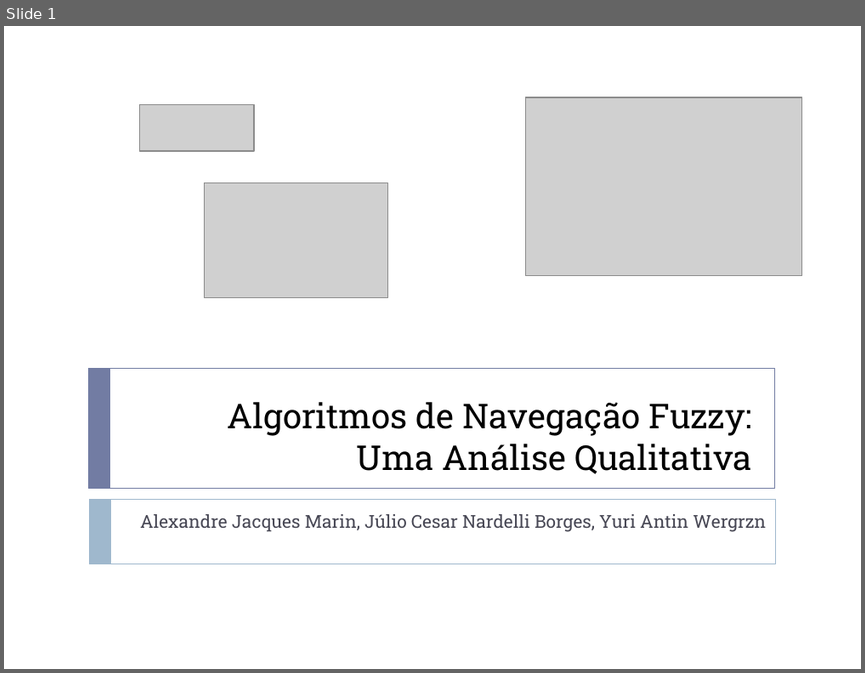
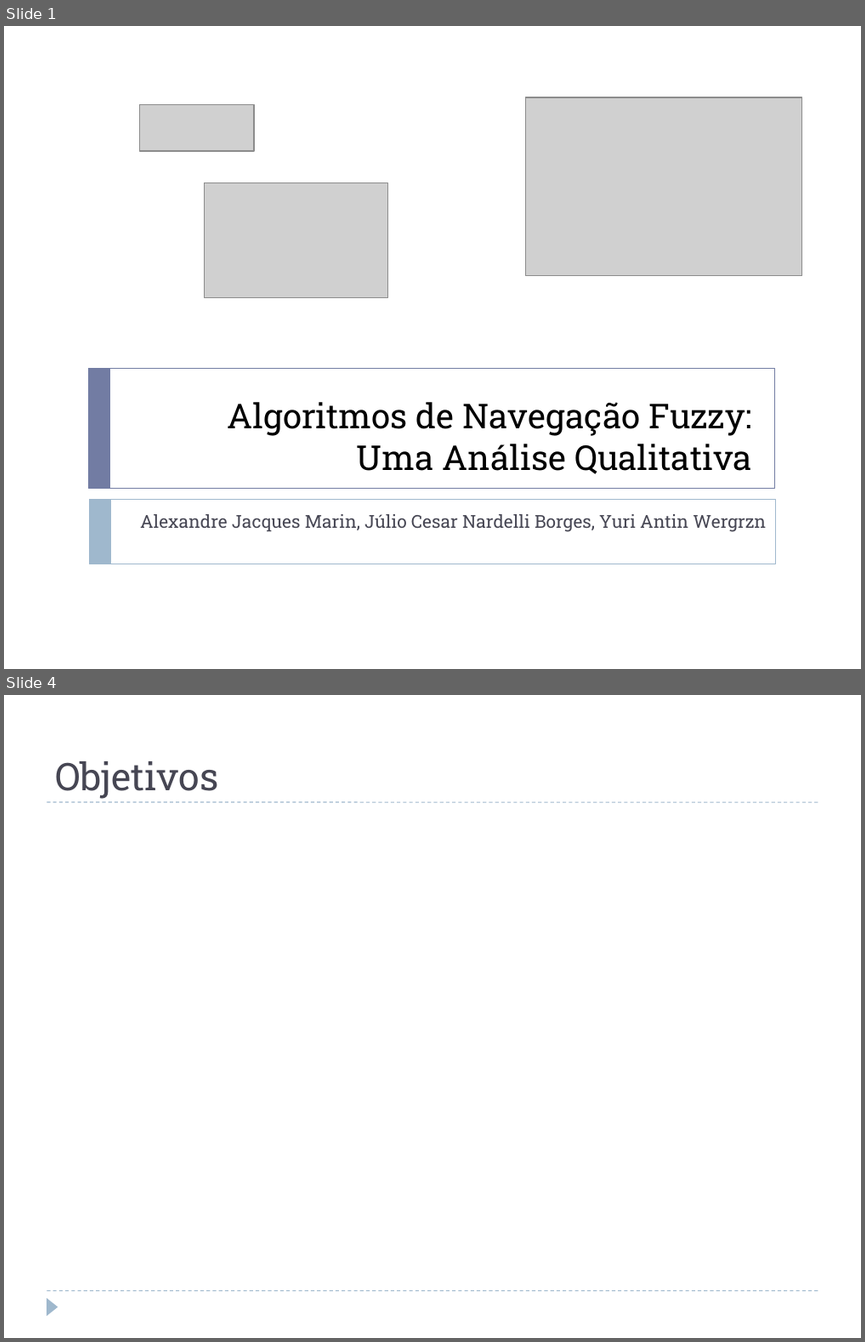
Before and after one commit to jcnborges/TCC, a slide deck: qualificacao.pptx. Shown one above the other, each under a label of ours: slide 1 before the commit, slides 1 and 4 after it; the slides between them are not shown. The pictures are 865x673 and 865x1342 pixels, drawn with LibreOffice and Linux fonts; fonts in the diff are those of the drawing; grey boxes stand for pictures. Boxes give left, top, right and bottom in pixels: in the first picture for what was removed or moved away, otherwise in the second. Text is boxed around its words. In the diff, an @@ line names an element or a change of style, - is before the commit and + after.

```diff
--- a/qualificacao.pptx
+++ b/qualificacao.pptx
@@ slide 4 added at (x1=4, y1=695, x2=861, y2=1338), background #FFFFFF @@
@@ title added at (x1=55, y1=761, x2=218, y2=799), 32 pt, text #464653 @@
+Objetivos
@@ line added from (46, 802) to (818, 802), #9FB8CD 0.75 pt dashed @@
@@ line added from (46, 1291) to (818, 1291), #9FB8CD 0.75 pt dashed @@
@@ triangle added at (x1=46, y1=1298, x2=58, y2=1315), fill #9FB8CD @@
```
Also in this commit, not shown: 15 other slides added.
